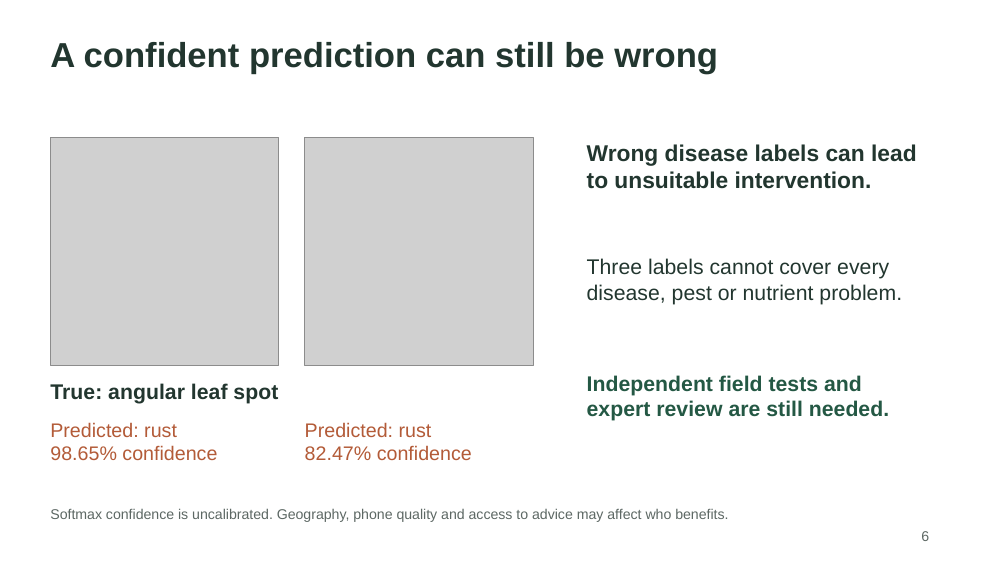
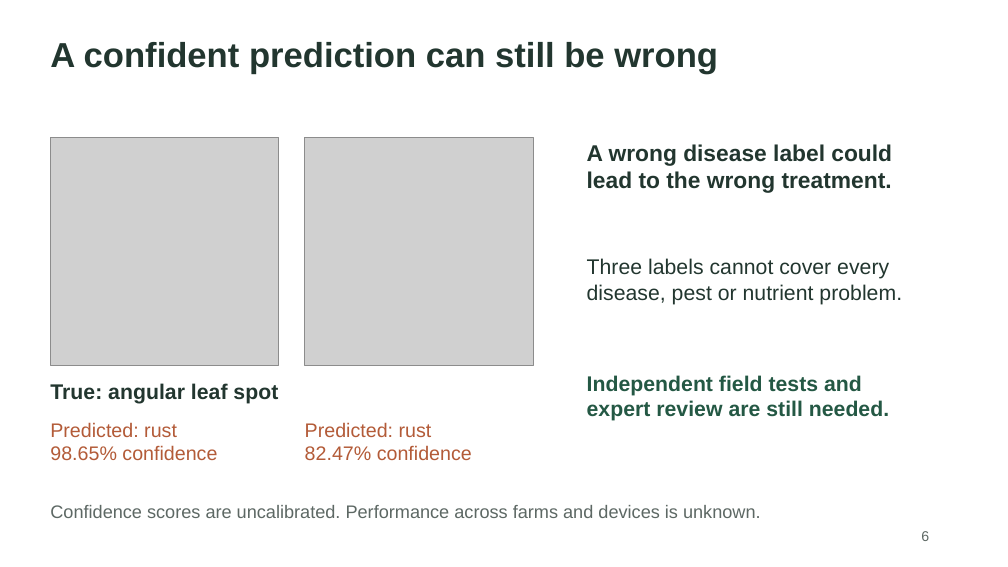
Before and after one commit to A1Prep/beans-vit-study-2026, a slide deck: slide 6 of report/presentation/bean_leaf_presentation.pptx. Drawn at 1008x567 pixels with LibreOffice and Linux fonts; fonts in the diff are those of the drawing; grey boxes stand for pictures. Boxes give left, top, right and bottom in pixels: in the first picture for what was removed or moved away, otherwise in the second. Text is boxed around its words. In the diff, an @@ line names an element or a change of style, - is before the commit and + after.

```diff
--- a/report/presentation/bean_leaf_presentation.pptx
+++ b/report/presentation/bean_leaf_presentation.pptx
@@ text at bbox=[587, 144, 892, 193]: text changed @@
-Wrong disease labels can lead
-to unsuitable intervention.
+A wrong disease label could
+lead to the wrong treatment.
@@ text at bbox=[50, 505, 761, 518]: text changed; size 13.5 to 17.2 pt @@
-Softmax confidence is uncalibrated. Geography, phone quality and access to advice may affect who benefits.
+Confidence scores are uncalibrated. Performance across farms and devices is unknown.
```
Also in this commit, not shown: 10 other slides changed, 12 other files.
